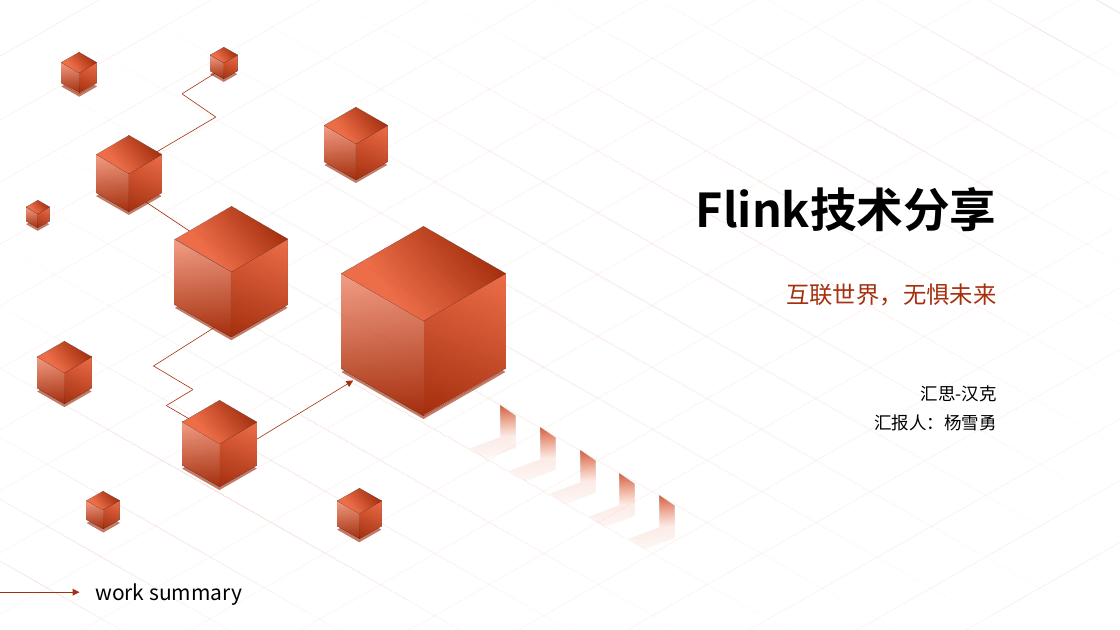
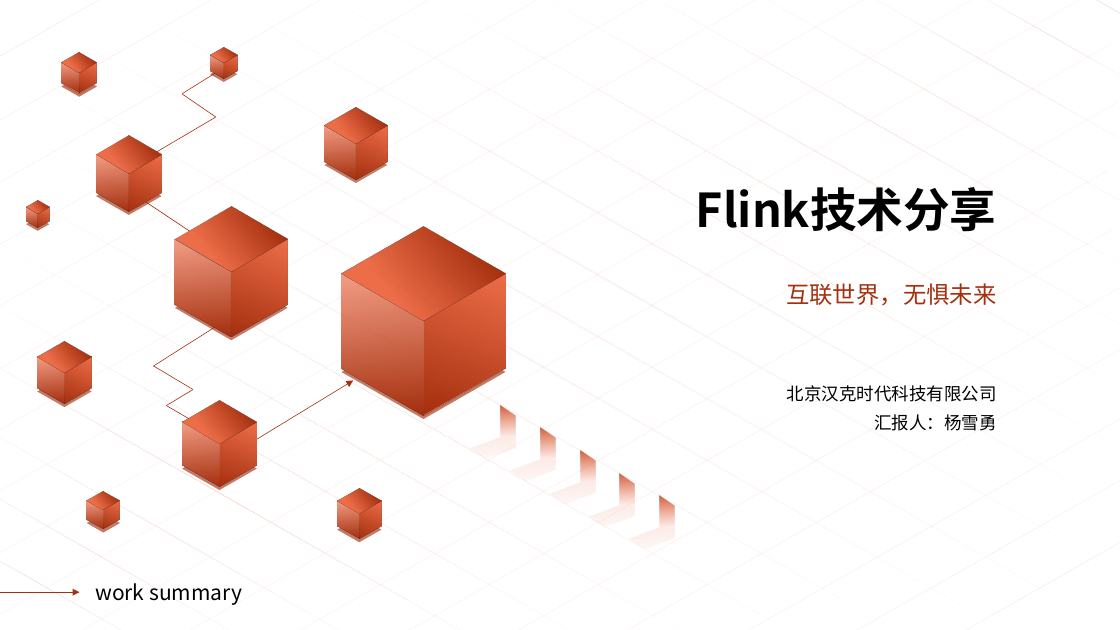
Before and after one commit to yangxueyong/yxy-springboot-demo, a slide deck: slide 1 of flinksql-demo/flink-简要介绍.pptx. Drawn at 1120x630 pixels with LibreOffice and Linux fonts; fonts in the diff are those of the drawing. Boxes give left, top, right and bottom in pixels: in the first picture for what was removed or moved away, otherwise in the second. Text is boxed around its words. In the diff, an @@ line names an element or a change of style, - is before the commit and + after.

```diff
--- a/flinksql-demo/flink-简要介绍.pptx
+++ b/flinksql-demo/flink-简要介绍.pptx
@@ text at (x1=787, y1=385, x2=997, y2=402): text changed @@
-汇思-汉克
+北京汉克时代科技有限公司
```
Also in this commit, not shown: 9 other files.
